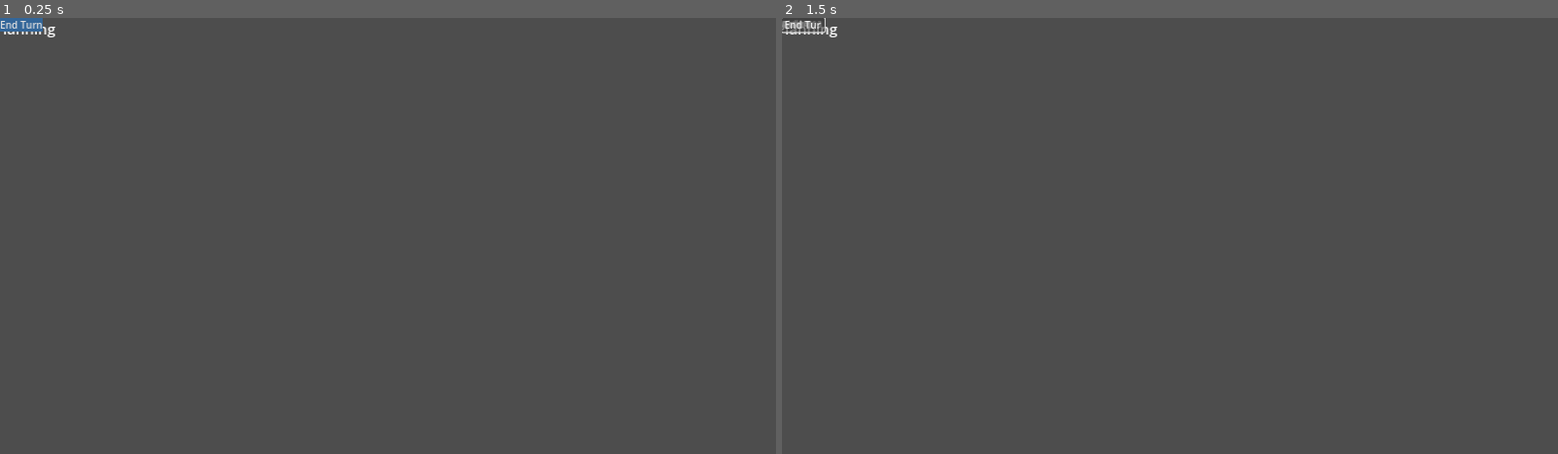
Above: before the commit, frames 1-2 (left to right).
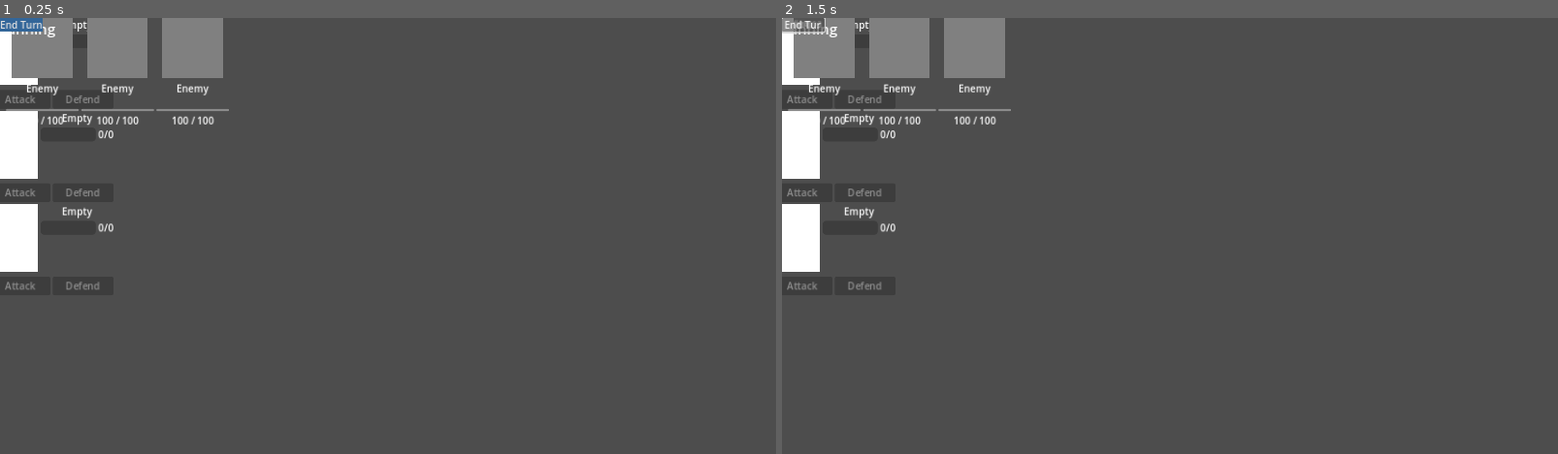
Above: after the commit, the same moments.

Repository: DaveEstey/als-tavern
Game: Godot game, scene res://scenes/battle/battle_scene.tscn
Two runs of this game, one before a commit and one after it. Both use one fixed random seed, a clock stepped at 60 frames per second and the inputs below. This scene is started directly instead of the project's main scene.
Inputs:
- Up to frame 1 (0.25 s): no input
- Up to frame 2 (1.5 s): click "End Turn" at 0.5 s; click "End Turn" at 1.25 s

The runs differ from the first frame. In frame 1, 5.6% of the frame differs, in the area x 0-30%, y 0-63%; in frame 2, 5.6%.
Error before the commit: Invalid access to property or key 'pressed' on a base object of type 'null instance'. (res://scripts/ui/champion_display.gd:53)

Commit message:
Fix battle scene autoload access and node structure
Autoload fixes:
- battle_manager.gd: Use proper /root/CardDatabase and /root/PartyManager paths
  instead of incorrect get_tree().root.get_child(0) method

Battle scene structure fixes:
- battle_scene.tscn: Change ChampionDisplay and EnemyDisplay from Control nodes
  with scripts to proper PackedScene instances (instance=ExtResource)
- battle_scene.gd: Update node paths to match actual scene structure:
  * Champions -> ChampionsContainer
  * Enemies -> EnemiesContainer
  * UIElements/* -> Direct children (DeckCountLabel, GoldLabel, etc.)
  * VictoryDefeatScreen structure updated to match actual hierarchy
- battle_scene.tscn: Add missing RewardsLabel to VictoryDefeatScreen

This resolves:
- E: CardDatabase not found
- E: PartyManager not found
- E: Node not found "VBoxContainer/HeaderContainer/Portrait"
- E: Invalid access to property 'pressed' on null instance

Diff:
--- a/scenes/battle/battle_scene.tscn
+++ b/scenes/battle/battle_scene.tscn
@@ -1,9 +1,9 @@
-[gd_scene load_steps=7 format=3 uid="uid://c7a1jc6oqbnj8km7c"]
+[gd_scene load_steps=8 format=3 uid="uid://c7a1jc6oqbnj8km7c"]
 
 [ext_resource type="Script" path="res://scripts/battle/battle_scene.gd" id="1"]
 [ext_resource type="Script" path="res://scripts/battle/battle_manager.gd" id="2"]
-[ext_resource type="Script" path="res://scripts/ui/champion_display.gd" id="3"]
-[ext_resource type="Script" path="res://scripts/ui/enemy_display.gd" id="4"]
+[ext_resource type="PackedScene" uid="uid://cjqv8h3x5y9wk" path="res://scenes/ui/champion_display.tscn" id="3"]
+[ext_resource type="PackedScene" uid="uid://dxevqgqy5gm2r" path="res://scenes/ui/enemy_display.tscn" id="4"]
 [ext_resource type="Script" path="res://scripts/ui/hand_ui.gd" id="5"]
 
 [sub_resource type="StyleBoxFlat" id="StyleBoxFlat_dark"]
@@ -41,20 +41,17 @@
 offset_right = -10.0
 separation = 10
 
-[node name="ChampionDisplay1" type="Control" parent="ChampionsContainer"]
+[node name="ChampionDisplay1" parent="ChampionsContainer" instance=ExtResource("3")]
 custom_minimum_size = Vector2(150, 150)
 layout_mode = 2
-script = ExtResource("3")
 
-[node name="ChampionDisplay2" type="Control" parent="ChampionsContainer"]
+[node name="ChampionDisplay2" parent="ChampionsContainer" instance=ExtResource("3")]
 custom_minimum_size = Vector2(150, 150)
 layout_mode = 2
-script = ExtResource("3")
 
-[node name="ChampionDisplay3" type="Control" parent="ChampionsContainer"]
+[node name="ChampionDisplay3" parent="ChampionsContainer" instance=ExtResource("3")]
 custom_minimum_size = Vector2(150, 150)
 layout_mode = 2
-script = ExtResource("3")
 
 [node name="EnemiesContainer" type="HBoxContainer" parent="."]
 layout_mode = 1
@@ -66,20 +63,17 @@
 offset_right = -10.0
 separation = 10
 
-[node name="EnemyDisplay1" type="Control" parent="EnemiesContainer"]
+[node name="EnemyDisplay1" parent="EnemiesContainer" instance=ExtResource("4")]
 custom_minimum_size = Vector2(120, 200)
 layout_mode = 2
-script = ExtResource("4")
 
-[node name="EnemyDisplay2" type="Control" parent="EnemiesContainer"]
+[node name="EnemyDisplay2" parent="EnemiesContainer" instance=ExtResource("4")]
 custom_minimum_size = Vector2(120, 200)
 layout_mode = 2
-script = ExtResource("4")
 
-[node name="EnemyDisplay3" type="Control" parent="EnemiesContainer"]
+[node name="EnemyDisplay3" parent="EnemiesContainer" instance=ExtResource("4")]
 custom_minimum_size = Vector2(120, 200)
 layout_mode = 2
-script = ExtResource("4")
 
 [node name="Hand" type="Control" parent="."]
 layout_mode = 1
@@ -168,19 +162,31 @@
 [node name="VictoryDefeatLabel" type="Label" parent="VictoryDefeatScreen"]
 layout_mode = 1
 anchors_left = 0.0
-anchors_top = 0.3
+anchors_top = 0.2
 anchors_right = 1.0
-anchors_bottom = 0.5
+anchors_bottom = 0.35
 text = "Victory!"
 horizontal_alignment = 1
 vertical_alignment = 1
 theme_override_font_sizes/font_size = 48
 
+[node name="RewardsLabel" type="Label" parent="VictoryDefeatScreen"]
+layout_mode = 1
+anchors_left = 0.1
+anchors_top = 0.35
+anchors_right = 0.9
+anchors_bottom = 0.6
+text = "Rewards"
+horizontal_alignment = 1
+vertical_alignment = 0
+autowrap_mode = 2
+theme_override_font_sizes/font_size = 16
+
 [node name="ContinueButton" type="Button" parent="VictoryDefeatScreen"]
 layout_mode = 1
 anchors_left = 0.3
-anchors_top = 0.6
+anchors_top = 0.7
 anchors_right = 0.7
-anchors_bottom = 0.75
+anchors_bottom = 0.85
 text = "Continue"
 theme_override_styles/normal = SubResource("StyleBoxFlat_button")
--- a/scripts/battle/battle_manager.gd
+++ b/scripts/battle/battle_manager.gd
@@ -33,12 +33,14 @@
 
 func _ready() -> void:
 	# Get references to autoload managers
-	card_database = get_tree().root.get_child(0).get_node_or_null("CardDatabase")
-	party_manager = get_tree().root.get_child(0).get_node_or_null("PartyManager")
-
-	if not card_database:
+	if has_node("/root/CardDatabase"):
+		card_database = get_node("/root/CardDatabase")
+	else:
 		push_error("CardDatabase not found. Make sure it's set up as an autoload.")
-	if not party_manager:
+
+	if has_node("/root/PartyManager"):
+		party_manager = get_node("/root/PartyManager")
+	else:
 		push_error("PartyManager not found. Make sure it's set up as an autoload.")
 
 
--- a/scripts/battle/battle_scene.gd
+++ b/scripts/battle/battle_scene.gd
@@ -51,32 +51,32 @@
 
 # Node references - Champion displays (left side)
 @onready var champion_displays: Array[Node] = [
-	$Champions/ChampionDisplay1,
-	$Champions/ChampionDisplay2,
-	$Champions/ChampionDisplay3
+	$ChampionsContainer/ChampionDisplay1,
+	$ChampionsContainer/ChampionDisplay2,
+	$ChampionsContainer/ChampionDisplay3
 ]
 
 # Node references - Enemy displays (right side)
 @onready var enemy_displays: Array[Node] = [
-	$Enemies/EnemyDisplay1,
-	$Enemies/EnemyDisplay2,
-	$Enemies/EnemyDisplay3
+	$EnemiesContainer/EnemyDisplay1,
+	$EnemiesContainer/EnemyDisplay2,
+	$EnemiesContainer/EnemyDisplay3
 ]
 
 # Node references - Hand and deck UI
 @onready var hand_ui: Control = $Hand
-@onready var deck_count_label: Label = $UIElements/DeckCount
-@onready var discard_count_label: Label = $UIElements/DiscardCount
-@onready var gold_label: Label = $UIElements/GoldLabel
-@onready var phase_label: Label = $UIElements/PhaseLabel
-@onready var actions_label: Label = $UIElements/ActionsLabel
-@onready var end_turn_button: Button = $UIElements/EndTurnButton
+@onready var deck_count_label: Label = $DeckCountLabel
+@onready var discard_count_label: Label = $DiscardCountLabel
+@onready var gold_label: Label = $GoldLabel
+@onready var phase_label: Label = $PhaseLabel
+@onready var actions_label: Label = $ActionsLabel
+@onready var end_turn_button: Button = $EndTurnButton
 
 # Node references - Victory/Defeat screen
 @onready var victory_defeat_screen: Control = $VictoryDefeatScreen
-@onready var result_label: Label = $VictoryDefeatScreen/Panel/VBoxContainer/ResultLabel
-@onready var rewards_label: Label = $VictoryDefeatScreen/Panel/VBoxContainer/RewardsLabel
-@onready var continue_button: Button = $VictoryDefeatScreen/Panel/VBoxContainer/ContinueButton
+@onready var result_label: Label = $VictoryDefeatScreen/VictoryDefeatLabel
+@onready var rewards_label: Label = $VictoryDefeatScreen/RewardsLabel
+@onready var continue_button: Button = $VictoryDefeatScreen/ContinueButton
 
 # Manager references
 var game_manager: Node
